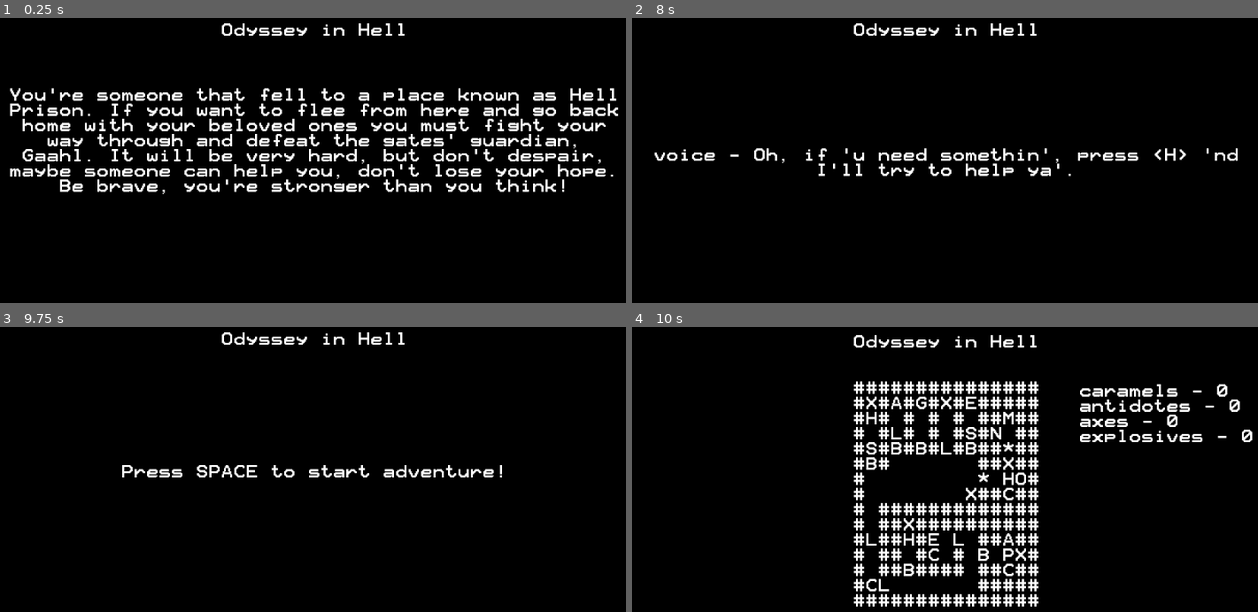
Above: before the commit, frames 1-4 (two rows, left to right).
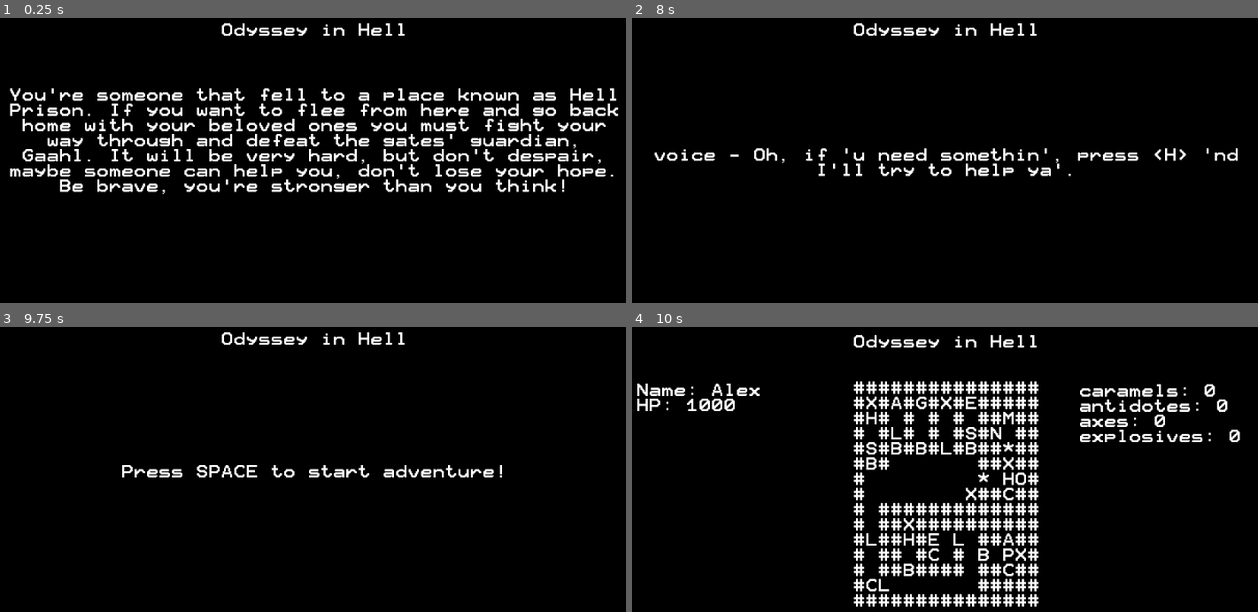
Above: after the commit, the same moments.

Repository: Dukebot/Odissey-in-Hell
Game: Godot game, scene res://src/Interface/Intro.tscn
Same seed, same stepped clock (60 frames per second), same inputs: the game is played once before the commit and once after it.
Inputs (mouse positions are in pixels of both pictures, inside the frame that each line leads up to):
- Up to frame 1 (0.25 s): no input
- Up to frame 2 (8 s): tap Enter at 0.5 s; hold Right (move_right) 0.53-1.28 s; tap Space (continue) at 0.6, 1.25, 1.55, 2.75, 2.85, 3.5, 3.8, 4.25, 5, 5.3, 6.6 s; tap N (no) at 0.8, 1.35, 3.05, 3.6, 4.55, 6.05, 7.35 s; hold Down (move_down) 1.28-2 s; click (970, 274) at 2.02 s; type "Alex" at 2.1 s; hold Right (move_right) 2.78-3.53 s; hold Up (move_up) 3.53-4.28 s; hold Left (move_left) 4.28-5.78 s; tap A (use_antidote) at 4.35 s; tap C (use_caramel) at 5.1 s; hold Down (move_down) 5.78-6.53 s; tap Y (yes) at 5.85 s; hold Right (move_right) 6.53-7.28 s; hold Up (move_up) from 7.28 s (still down)
- Up to frame 3 (9.75 s): release Up (move_up) at 8.03 s; hold Right (move_right) 8.03-8.78 s; tap Space (continue) at 8.1 s; hold Down (move_down) 8.78-9.53 s; tap N (no) at 8.85 s; hold Left (move_left) from 9.53 s (still down); tap A (use_antidote) at 9.6 s
- Up to frame 4 (10 s): keep holding Left (move_left); tap Space (continue) at 9.8 s

Frames 1-3 are identical in both runs. In frame 4, 1.3% of the frame differs, in the area x 0-100%, y 19-41%.

Commit message:
Lot of changes and improvements...

Diff:
--- a/src/CombatState.gd
+++ b/src/CombatState.gd
@@ -26,6 +26,8 @@
 				messages = []
 				messages_index = 0
 				print("Los mensajes se han vaciado")
+	elif main.player["health"] <= 0:
+		get_tree().change_scene("res://src/Interface/GameOver.tscn")
 	else:
 		if turn == 0:
 			player_turn()
@@ -78,10 +80,13 @@
 	#Action resolution and turn switch phase
 	elif turn_phase == 2:
 		if enemy["health"] < 0:
-			main.map[enemy_x][enemy_y] = " "
-			main.inventory["caramels"] += 1
-			main.set_move_state()
-			main.show_message("The " + enemy["name"] + " dropped a Caramel")
+			if enemy["name"] == "Gaahl":
+				get_tree().change_scene("res://src/Interface/GameWin.tscn")
+			else:
+				main.map[enemy_x][enemy_y] = " "
+				main.inventory["caramels"] += 1
+				main.set_move_state()
+				main.show_message("The " + enemy["name"] + " dropped a Caramel")
 		else:
 			turn = 1
 			turn_phase = 0
@@ -138,13 +143,8 @@
 		else:
 			attack(enemy, skill, main.player)
 	elif turn_phase == 1:
-		if main.player["health"] < 0:
-			print("Game Over...")
-			main.set_move_state()
-			main.show_message("You've been defeated...")
-		else:
-			turn = 0
-			turn_phase = 0
+		turn = 0
+		turn_phase = 0
 
 
 func get_random_enemy_skill_key() -> String:
--- a/src/Drawer.gd
+++ b/src/Drawer.gd
@@ -21,11 +21,15 @@
 
 func draw_player_stats(player_stats_label, player):
 	player_stats_label.text = ""
-	for key in player.keys():
-		player_stats_label.text += key + " - " + str(player[key]) + "\n"
+	#for key in player.keys():
+	#	player_stats_label.text += key + " - " + str(player[key]) + "\n"
+	player_stats_label.text += "Name: " + player["name"] + "\n"
+	player_stats_label.text += "HP: " + str(player["health"])
+
+
 
 
 func draw_inventory(inventory_items_label, inventory):
 	inventory_items_label.text = ""
 	for key in inventory.keys():
-		inventory_items_label.text += key + " - " + str(inventory[key]) + "\n"
+		inventory_items_label.text += key + ": " + str(inventory[key]) + "\n"
--- /dev/null
+++ b/src/Interface/GameOver.gd
@@ -0,0 +1,6 @@
+extends Control
+
+
+func _process(delta):
+	if Input.is_action_just_pressed("continue"):
+		get_tree().change_scene("res://src/Interface/Intro.tscn")
--- a/src/Interface/GameOver.tscn
+++ b/src/Interface/GameOver.tscn
@@ -1,8 +1,20 @@
-[gd_scene format=2]
+[gd_scene load_steps=2 format=2]
+
+[ext_resource path="res://src/Interface/GameOver.gd" type="Script" id=1]
 
 [node name="GameOver" type="Control"]
 anchor_right = 1.0
 anchor_bottom = 1.0
+script = ExtResource( 1 )
 __meta__ = {
 "_edit_use_anchors_": false
 }
+
+[node name="Label" type="Label" parent="."]
+margin_right = 1024.0
+margin_bottom = 600.0
+text = "Game over
+
+You've been defeated..."
+align = 1
+valign = 1
--- /dev/null
+++ b/src/Interface/GameWin.gd
@@ -0,0 +1,6 @@
+extends Control
+
+
+func _process(delta):
+	if Input.is_action_just_pressed("continue"):
+		get_tree().quit()
--- a/src/Interface/GameWin.tscn
+++ b/src/Interface/GameWin.tscn
@@ -1,8 +1,23 @@
-[gd_scene format=2]
+[gd_scene load_steps=2 format=2]
+
+[ext_resource path="res://src/Interface/GameWin.gd" type="Script" id=1]
 
 [node name="GameWin" type="Control"]
 anchor_right = 1.0
 anchor_bottom = 1.0
+script = ExtResource( 1 )
 __meta__ = {
 "_edit_use_anchors_": false
 }
+
+[node name="Label" type="Label" parent="."]
+margin_left = 64.0
+margin_right = 960.0
+margin_bottom = 600.0
+text = "You were able to defeat Ghaal, the warden, and flee from the Hell Prison... but you still have to get out from Hell itself."
+align = 1
+valign = 1
+autowrap = true
+__meta__ = {
+"_edit_use_anchors_": false
+}
--- a/src/Main.gd
+++ b/src/Main.gd
@@ -38,11 +38,20 @@
 		use_item_state.process_state()
 	elif game_state == GameState.COMBAT:
 		combat_state.process_state()
+	if player["health"] < 0: player["health"] = 0
 	drawer.draw()
 
 
 func show_message(text: String) -> void:
 	text_output_label.text = text
+
+
+func check_game_over():
+	if player["health"] <= 0:
+		player["health"] = 0
+		show_message("No health, you die... Press SPACE to continue...")
+		if Input.is_action_just_pressed("continue"):
+			get_tree().change_scene("res://src/Interface/GameOver.tscn")
 
 
 #State changing
--- a/src/Main.tscn
+++ b/src/Main.tscn
@@ -69,18 +69,17 @@
 [node name="InventoryItems" type="Label" parent="."]
 margin_left = 704.0
 margin_top = 129.0
-margin_right = 896.0
+margin_right = 960.0
 margin_bottom = 449.0
 __meta__ = {
 "_edit_use_anchors_": false
 }
 
 [node name="PlayerStats" type="Label" parent="."]
-visible = false
-margin_left = 89.0
-margin_top = 127.0
-margin_right = 281.0
-margin_bottom = 447.0
+margin_left = 64.0
+margin_top = 128.0
+margin_right = 320.0
+margin_bottom = 448.0
 __meta__ = {
 "_edit_use_anchors_": false
 }
--- a/src/MoveState.gd
+++ b/src/MoveState.gd
@@ -51,6 +51,9 @@
 	var message = ""
 	if Character.has_status_ailment(player, "poison"):
 		message = Character.apply_poison(player)
+
+	if player["health"] <= 0:
+		get_tree().change_scene("res://src/Interface/GameOver.tscn")
 
 	#Basic Movement
 	if map[x][y] == "#":
